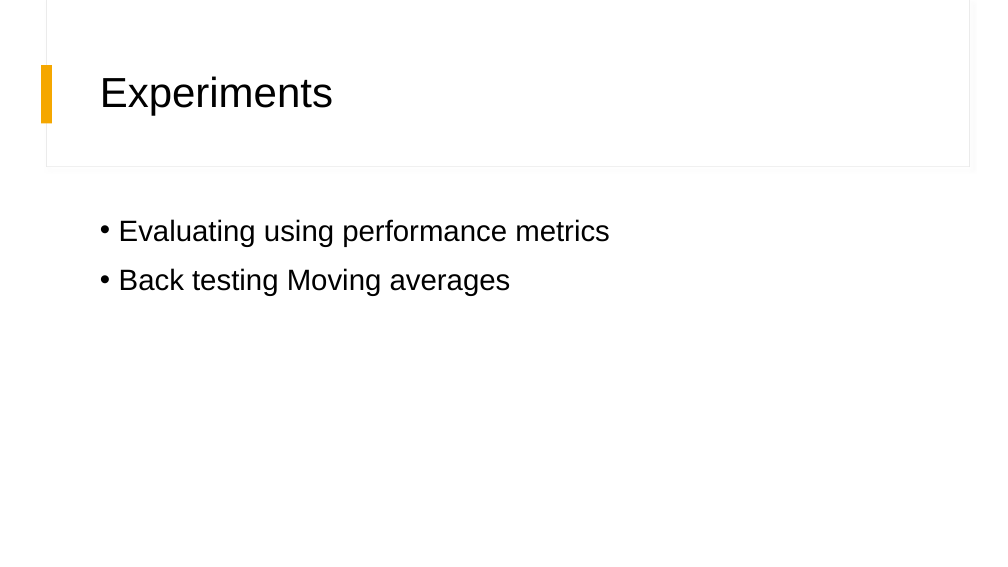
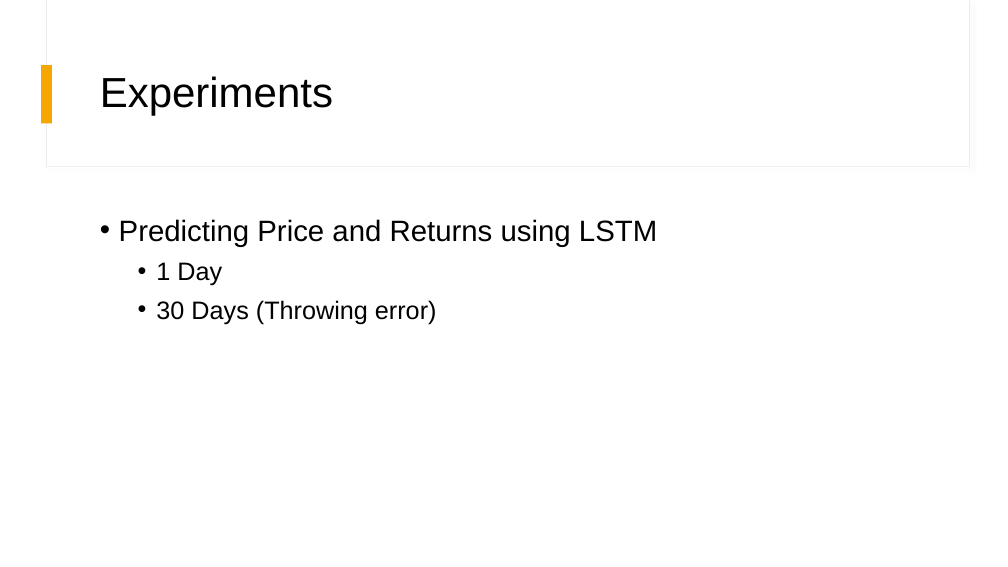
Before and after one commit to xlumzee/Optimizing-Trading-Strategies-RL, a slide deck: slide 7 of presentation/Standup 1.pptx. Drawn at 1008x567 pixels with LibreOffice and Linux fonts; fonts in the diff are those of the drawing. Boxes give left, top, right and bottom in pixels: in the first picture for what was removed or moved away, otherwise in the second. Text is boxed around its words. In the diff, an @@ line names an element or a change of style, - is before the commit and + after.

```diff
--- a/presentation/Standup 1.pptx
+++ b/presentation/Standup 1.pptx
@@ text at (x1=119, y1=219, x2=657, y2=325): text changed @@
-• Evaluating using performance metrics
-• Back testing Moving averages
+• Predicting Price and Returns using LSTM
+  • 1 Day
+  • 30 Days (Throwing error)
```
Also in this commit, not shown: 3 other slides changed, 7 other files.
